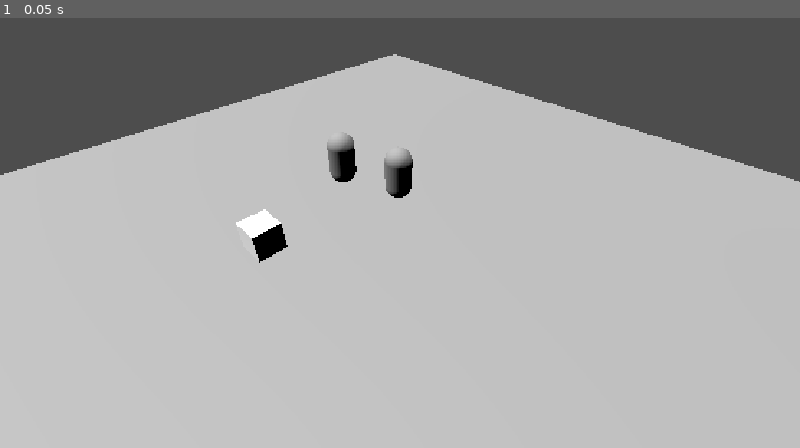
Above: before the commit, frame 1.
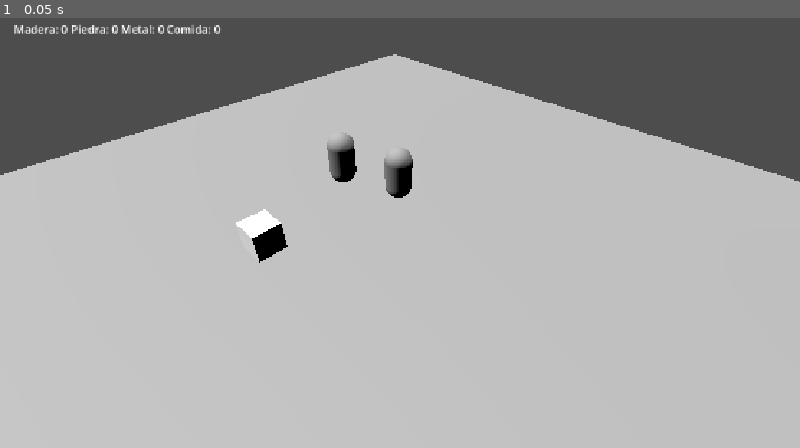
Above: after the commit, the same moment.

Repository: GonzaloDP/Proto-team-2
Game: Godot game, scene res://Escenas/Level.tscn
Same seed, same stepped clock (60 frames per second), same inputs: the game is played once before the commit and once after it.
Inputs:
- Up to frame 1 (0.05 s): no input

The runs differ from the first frame. In frame 1, 0.3% of the frame differs, in the area x 1-28%, y 1-4%.

Commit message:
inventario

Diff:
--- /dev/null
+++ b/proto-team-2/Escenas/Inventario.tscn
@@ -0,0 +1,6 @@
+[gd_scene format=3 uid="uid://dxwtmug6edfw3"]
+
+[ext_resource type="Script" uid="uid://d4fvpgqw3x4pf" path="res://Scripts/inventario.gd" id="1_vplee"]
+
+[node name="Inventario" type="Node" unique_id=368437752]
+script = ExtResource("1_vplee")
--- a/proto-team-2/Escenas/Level.tscn
+++ b/proto-team-2/Escenas/Level.tscn
@@ -6,8 +6,10 @@
 [ext_resource type="PackedScene" uid="uid://bn6d2v3lbapoo" path="res://Escenas/Recurso.tscn" id="3_e8t1n"]
 [ext_resource type="Script" uid="uid://bvdlol81y4g7f" path="res://Scripts/camera_3d.gd" id="4_s3uta"]
 [ext_resource type="PackedScene" uid="uid://b6phliso32eq2" path="res://Escenas/Tooltip.tscn" id="6_418oe"]
+[ext_resource type="PackedScene" uid="uid://dxwtmug6edfw3" path="res://Escenas/Inventario.tscn" id="6_hc14g"]
 [ext_resource type="Script" uid="uid://bhryiebrp0c5" path="res://Scripts/selection_box.gd" id="6_o7ik0"]
 [ext_resource type="Script" uid="uid://dmcxvn345x7nl" path="res://Scripts/mouse_interaction.gd" id="7_418oe"]
+[ext_resource type="Script" uid="uid://deqso77pqnruo" path="res://Scripts/inventario_ui.gd" id="9_kcfce"]
 
 [node name="Level" type="Node3D" unique_id=1295018767]
 script = ExtResource("1_7l8dv")
@@ -35,6 +37,8 @@
 [node name="DirectionalLight3D2" type="DirectionalLight3D" parent="." unique_id=970184165]
 transform = Transform3D(-0.70710677, 0.5416752, -0.45451948, 0, 0.64278764, 0.76604444, 0.70710677, 0.5416752, -0.45451948, -24, 20, -24)
 
+[node name="Inventario" parent="." unique_id=368437752 instance=ExtResource("6_hc14g")]
+
 [node name="UI" type="CanvasLayer" parent="." unique_id=1059799018]
 
 [node name="SelectionBox" type="Control" parent="UI" unique_id=745777833]
@@ -46,5 +50,31 @@
 
 [node name="Tooltip" parent="UI" unique_id=329360181 instance=ExtResource("6_418oe")]
 
+[node name="InventarioUI" type="Control" parent="UI" unique_id=571587682]
+layout_mode = 3
+anchors_preset = 0
+offset_left = 20.0
+offset_top = 20.0
+offset_right = 420.0
+offset_bottom = 70.0
+script = ExtResource("9_kcfce")
+
+[node name="HBoxContainer" type="HBoxContainer" parent="UI/InventarioUI" unique_id=925857572]
+layout_mode = 0
+offset_right = 400.0
+offset_bottom = 50.0
+
+[node name="LabelMadera" type="Label" parent="UI/InventarioUI/HBoxContainer" unique_id=204743402]
+layout_mode = 2
+
+[node name="LabelPiedra" type="Label" parent="UI/InventarioUI/HBoxContainer" unique_id=1861554169]
+layout_mode = 2
+
+[node name="LabelMetal" type="Label" parent="UI/InventarioUI/HBoxContainer" unique_id=2125560515]
+layout_mode = 2
+
+[node name="LabelComida" type="Label" parent="UI/InventarioUI/HBoxContainer" unique_id=874767175]
+layout_mode = 2
+
 [node name="MouseInteraction" type="Node" parent="." unique_id=1411286151]
 script = ExtResource("7_418oe")
--- /dev/null
+++ b/proto-team-2/Scripts/inventario.gd
@@ -0,0 +1,20 @@
+extends Node
+class_name Inventario
+
+signal inventario_actualizado
+
+var recursos = {
+Recurso.Tipo_Recurso.MADERA: 0,
+Recurso.Tipo_Recurso.PIEDRA: 0,
+Recurso.Tipo_Recurso.COMIDA: 0,
+Recurso.Tipo_Recurso.METAL: 0
+}
+
+func agregar_recurso(tipo: Recurso.Tipo_Recurso, cantidad:int):
+	recursos[tipo] += cantidad
+	inventario_actualizado.emit()
+
+func get_recurso(tipo:Recurso.Tipo_Recurso) -> int:
+	return recursos[tipo]
+
+# Called when the node enters the scene tree for the first time.
--- /dev/null
+++ b/proto-team-2/Scripts/inventario_ui.gd
@@ -0,0 +1,18 @@
+extends Control
+
+@onready var inventario: Inventario = get_tree().current_scene.get_node("Inventario")
+
+@onready var madera_label = $HBoxContainer/LabelMadera
+@onready var piedra_label = $HBoxContainer/LabelPiedra
+@onready var metal_label = $HBoxContainer/LabelMetal
+@onready var comida_label = $HBoxContainer/LabelComida
+
+func _ready() -> void:
+	inventario.inventario_actualizado.connect(actualizar_ui)
+	actualizar_ui()
+
+func actualizar_ui():
+	madera_label.text = "Madera: " + str(inventario.get_recurso(Recurso.Tipo_Recurso.MADERA))
+	piedra_label.text = "Piedra: " + str(inventario.get_recurso(Recurso.Tipo_Recurso.PIEDRA))
+	metal_label.text = "Metal: " + str(inventario.get_recurso(Recurso.Tipo_Recurso.METAL))
+	comida_label.text = "Comida: " + str(inventario.get_recurso(Recurso.Tipo_Recurso.COMIDA))
--- a/proto-team-2/Scripts/unidad.gd
+++ b/proto-team-2/Scripts/unidad.gd
@@ -1,5 +1,7 @@
 extends CharacterBody3D
 class_name Unidad
+
+@onready var inventario: Inventario = get_tree().current_scene.get_node("Inventario")
 
 @export var moveSpeed: float = 6.0	#Esta variable controla la velocidad de desplazamiento de la unidad.
 @export var constructionSpeed : int = 5	#La cantidad de puntos de construcción que la unidad aporta mientras construye. Mientras más, más rápido se crea el edificio.
@@ -9,6 +11,7 @@
 var satiety	#Este es el valor de saciedad "real" de la unidad, es decir el que se modifica y se chequea para ver si tiene hambre o no.
 var traitList: Array[Rasgo]	#Un array que contiene todos los rasgos de la unidad.
 var target_resource : Recurso
+
 
 var target_position: Vector3
 
@@ -72,6 +75,7 @@
 			if(position.distance_to(target_resource.position) < 5):	#Si la unidad está lo suficientemente cerca, se detiene (target de movimiento a su propa posición), recoge 10 recursos.
 				set_move_target(position)
 				target_resource.reduceQuantity(10)
+				inventario.agregar_recurso(target_resource.tipo, 10)
 			else:
 				set_move_target(target_resource.position)
 			$CollectionTimer.start(10/collectionSpeed)	#De todos modos, se reinicia el timer.
Not shown, added: proto-team-2/Scripts/inventario.gd.uid
Not shown, added: proto-team-2/Scripts/inventario_ui.gd.uid
